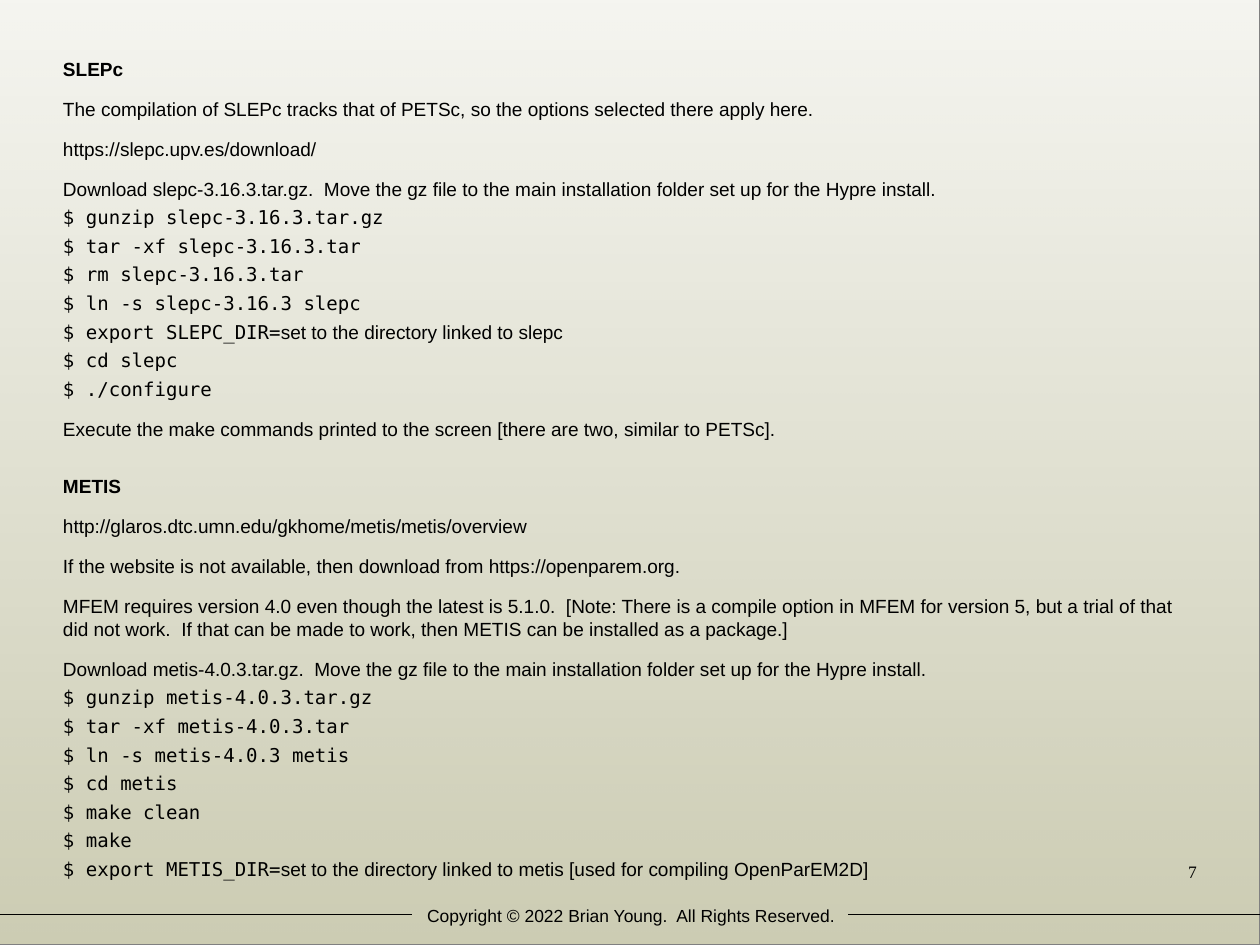
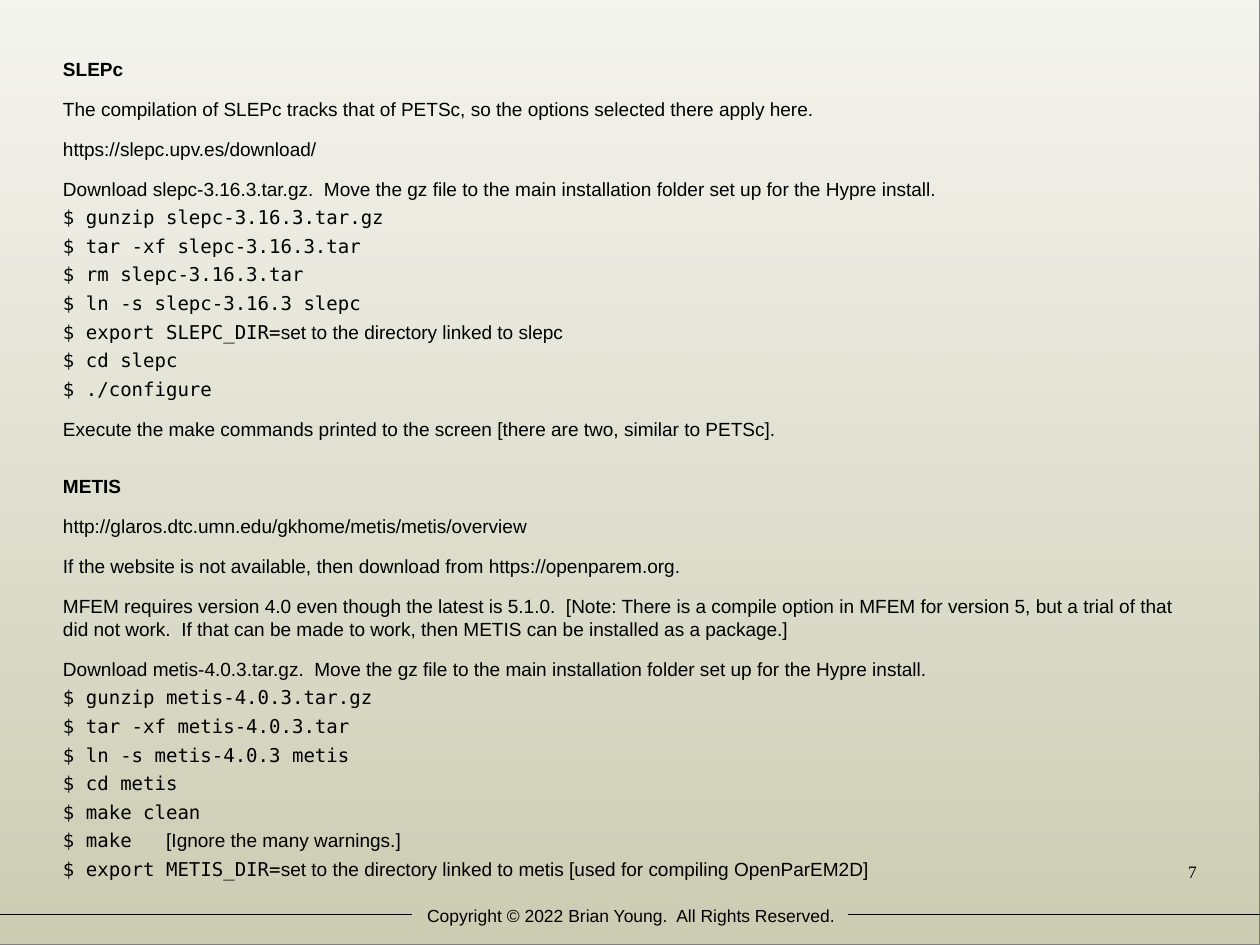
Before and after one commit to OpenParEM/OpenParEM2D, a slide deck: slide 7 of doc/openparem2D_installation.odp. Drawn at 1260x945 pixels with LibreOffice and Linux fonts; fonts in the diff are those of the drawing. Boxes give left, top, right and bottom in pixels: in the first picture for what was removed or moved away, otherwise in the second. Text is boxed around its words. In the diff, an @@ line names an element or a change of style, - is before the commit and + after.

```diff
--- a/doc/openparem2D_installation.odp
+++ b/doc/openparem2D_installation.odp
@@ text at box(86, 832, 401, 851): text changed; font DejaVu Sans Mono to Arial @@
-$ make
+$ make [Ignore the many warnings.]
```
Also in this commit, not shown: 2 other slides changed, 4 other files.
